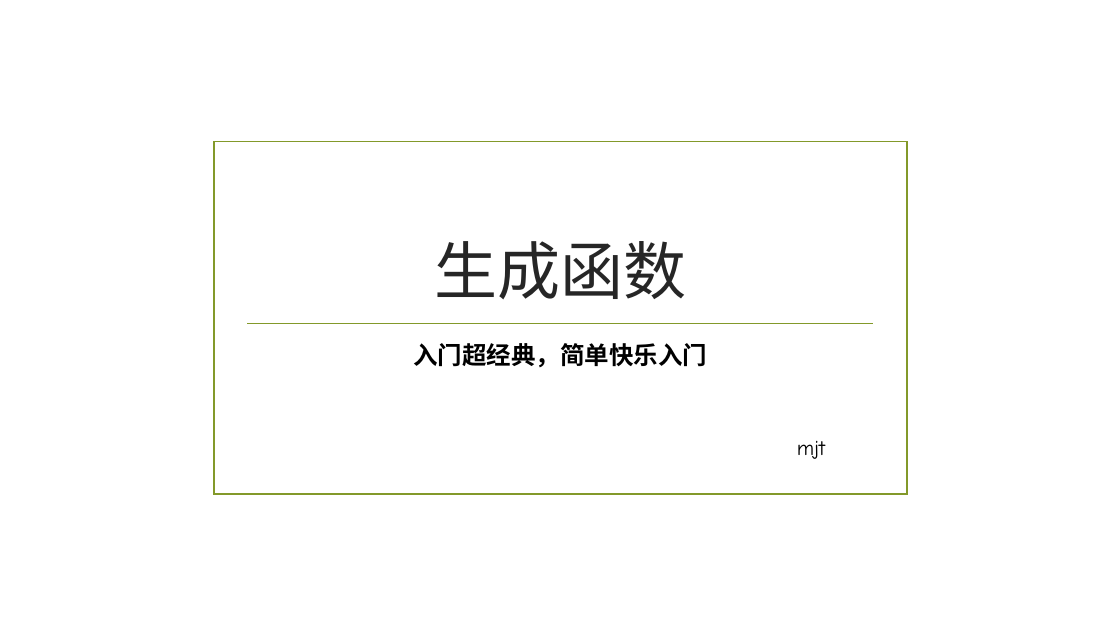
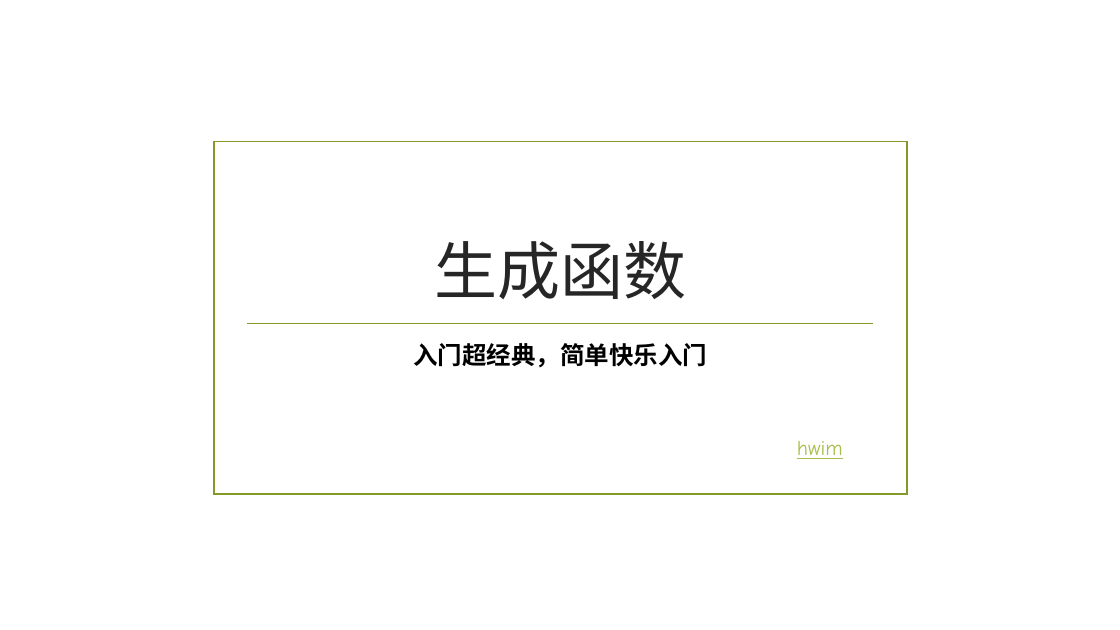
Before and after one commit to SovietPower/My-OI-ACM, a slide deck: slide 1 of 课件/生成函数 mjt.pptx. Drawn at 1120x630 pixels with LibreOffice and Linux fonts; fonts in the diff are those of the drawing; background and template pictures are left out. Boxes give left, top, right and bottom in pixels: in the first picture for what was removed or moved away, otherwise in the second. Text is boxed around its words. In the diff, an @@ line names an element or a change of style, - is before the commit and + after.

```diff
--- a/课件/生成函数 mjt.pptx
+++ b/课件/生成函数 mjt.pptx
@@ text at [797, 441, 843, 459]: text changed; text colour #000000 to #A8BF4D @@
-mjt
+hwim
```
Also in this commit, not shown: 14 other files.
